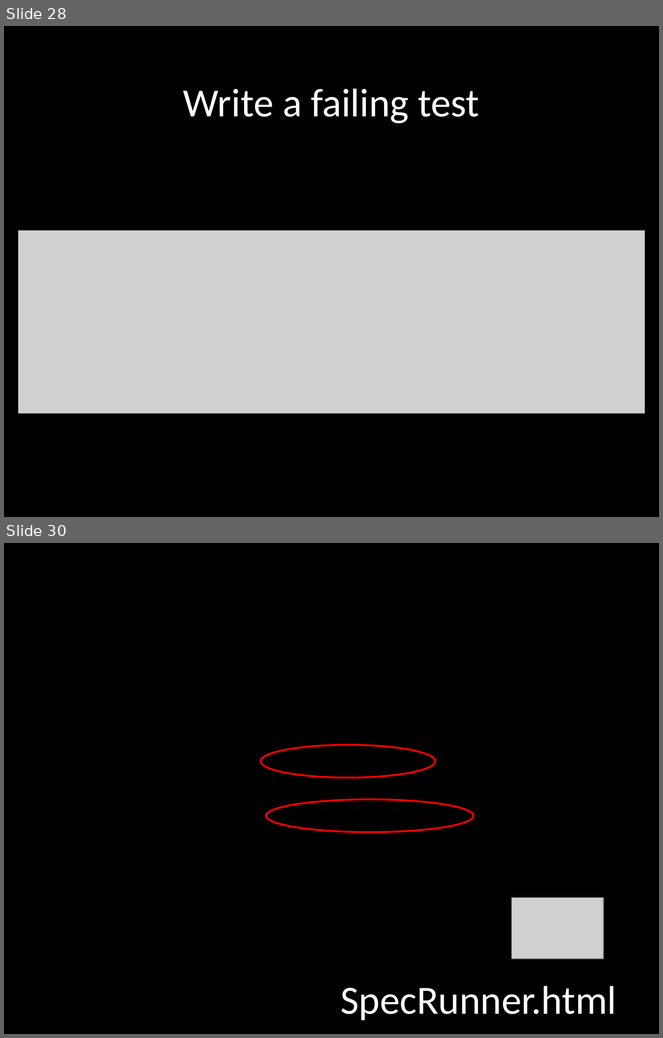
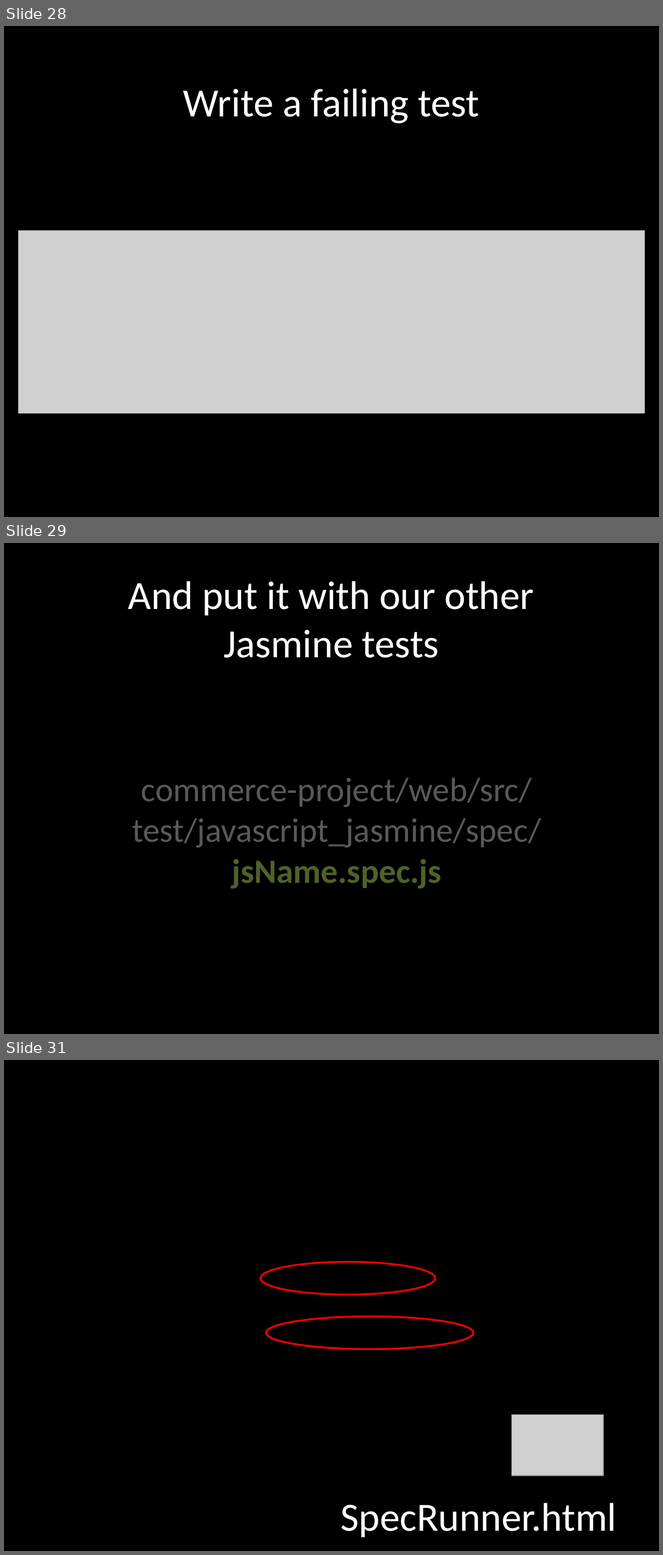
Before and after one commit to robertgreiner/presentations, a slide deck: testing-javascript/testing-javascript.pptx. Shown one above the other, each under a label of ours: slides 28 and 30 before the commit, slides 28, 29 and 31 after it; the slides between them are not shown. The pictures are 663x1038 and 663x1555 pixels, drawn with LibreOffice and Linux fonts; fonts in the diff are those of the drawing; grey boxes stand for pictures; background and template pictures are left out. Boxes give left, top, right and bottom in pixels: in the first picture for what was removed or moved away, otherwise in the second. Text is boxed around its words. In the diff, an @@ line names an element or a change of style, - is before the commit and + after.

```diff
--- a/testing-javascript/testing-javascript.pptx
+++ b/testing-javascript/testing-javascript.pptx
@@ slide 29 added at (x1=4, y1=543, x2=659, y2=1034), background #000000 @@
@@ title added at (x1=128, y1=581, x2=534, y2=658), 44 pt, text #FFFFFF @@
+And put it with our other Jasmine tests
@@ text added at (x1=132, y1=778, x2=541, y2=889), 37.4 pt, text #595959 @@
+commerce-project/web/src/
+test/javascript_jasmine/spec/
+jsName.spec.js
@@ what was slide 30 is now slide 31 @@
```
Also in this commit, not shown: 1 slide changed, 1 other file.
